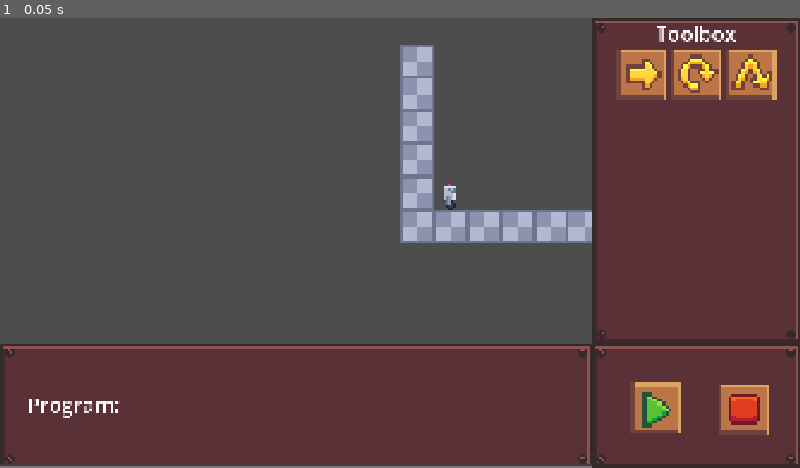
Above: before the commit, frame 1.
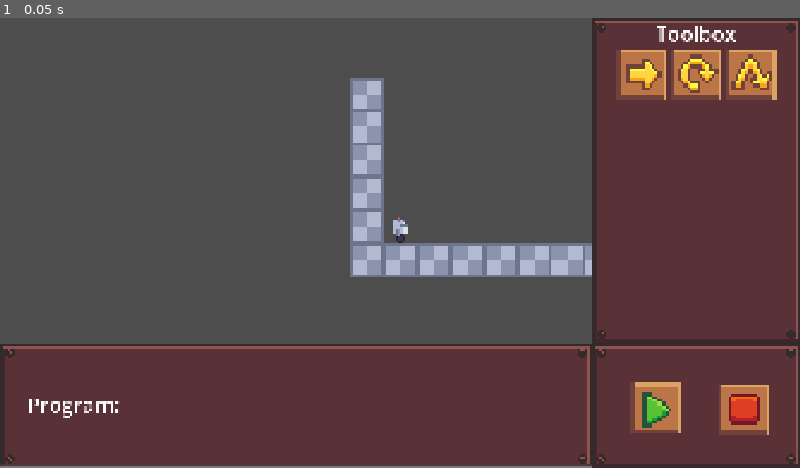
Above: after the commit, the same moment.

Repository: ricardobusta/gmtk-2025
Game: Godot game, scene res://scenes/game.tscn
The game is run twice, just before and just after one commit, with the same random seed, the same clock (stepped at 60 frames per second) and the same inputs.
Inputs:
- Up to frame 1 (0.05 s): no input

The runs differ from the first frame. In frame 1, 7.3% of the frame differs, in the area x 43-74%, y 6-58%.

Commit message:
Make commands actually move the robot

Diff:
--- a/loop-robot/scenes/game.tscn
+++ b/loop-robot/scenes/game.tscn
@@ -1,10 +1,11 @@
-[gd_scene load_steps=18 format=4 uid="uid://fk34b1turgan"]
+[gd_scene load_steps=19 format=4 uid="uid://fk34b1turgan"]
 
 [ext_resource type="Script" uid="uid://b7sto4iec7u5u" path="res://scripts/game_controller.gd" id="1_dinhu"]
 [ext_resource type="Texture2D" uid="uid://cyg8wevfl4svr" path="res://textures/tile_map_atlas.png" id="1_uwrxv"]
 [ext_resource type="Texture2D" uid="uid://cinpnrr513wr2" path="res://sprites/robot.tres" id="2_yqjtg"]
 [ext_resource type="Texture2D" uid="uid://bq55lgedbtdt6" path="res://sprites/tool_panel.tres" id="3_gee14"]
 [ext_resource type="Script" uid="uid://c7m6c82vk8qyt" path="res://scripts/program_panel.gd" id="3_iywne"]
+[ext_resource type="Script" uid="uid://nmb8xc1k8428" path="res://scripts/camera_controller.gd" id="3_kvuet"]
 [ext_resource type="Texture2D" uid="uid://b7psmje3clsay" path="res://sprites/move_panel.tres" id="3_lbhrr"]
 [ext_resource type="Script" uid="uid://cm678lxkjw6qi" path="res://scripts/program_button.gd" id="4_lbhrr"]
 [ext_resource type="Texture2D" uid="uid://co2l1rrygn6s8" path="res://sprites/flip_panel.tres" id="6_u5sy4"]
@@ -41,19 +42,21 @@
 tile_map_data = PackedByteArray("AAAAAP//AQAAAAAAAAABAP//AQAAAAAAAAACAP//AQAAAAAAAAADAP//AQAAAAAAAAAEAP//AQAAAAAAAAAFAP …(320 unchanged characters)…
 tile_set = SubResource("TileSet_lnu2h")
 
+[node name="Camera2D" type="Camera2D" parent="World"]
+position = Vector2(72, -16.0524)
+zoom = Vector2(5, 5)
+script = ExtResource("3_kvuet")
+
 [node name="CharacterBody2D" type="CharacterBody2D" parent="World"]
-position = Vector2(26, -26)
+position = Vector2(24, -16.0524)
 
 [node name="Sprite2D" type="Sprite2D" parent="World/CharacterBody2D"]
-position = Vector2(-2, 3)
+position = Vector2(0, -7.04585)
 texture = ExtResource("2_yqjtg")
 
 [node name="CollisionShape2D" type="CollisionShape2D" parent="World/CharacterBody2D"]
-position = Vector2(-2, 2)
+position = Vector2(0, -8.04912)
 shape = SubResource("RectangleShape2D_lnu2h")
-
-[node name="Camera2D" type="Camera2D" parent="World"]
-zoom = Vector2(5, 5)
 
 [node name="CanvasLayer" type="CanvasLayer" parent="."]
 
@@ -196,6 +199,7 @@
 [node name="StartSpace" type="Control" parent="CanvasLayer/UI/ProgramScrollContainer/PanelContainer/HBoxContainer"]
 custom_minimum_size = Vector2(34.45, 120)
 layout_mode = 2
+mouse_filter = 2
 
 [node name="Label" type="Label" parent="CanvasLayer/UI/ProgramScrollContainer/PanelContainer/HBoxContainer"]
 layout_mode = 2
@@ -205,6 +209,7 @@
 [node name="EndSpace" type="Control" parent="CanvasLayer/UI/ProgramScrollContainer/PanelContainer/HBoxContainer"]
 custom_minimum_size = Vector2(34.45, 0)
 layout_mode = 2
+mouse_filter = 2
 
 [node name="ControlBackground" type="NinePatchRect" parent="CanvasLayer/UI"]
 layout_mode = 2
--- /dev/null
+++ b/loop-robot/scripts/camera_controller.gd
@@ -0,0 +1,8 @@
+extends Camera2D
+
+@export var camera_offset: Vector2 = Vector2.ZERO
+
+@onready var target: Node2D = $"../CharacterBody2D"
+
+func _process(delta: float) -> void:
+	global_position = target.global_position + camera_offset
--- a/loop-robot/scripts/game_controller.gd
+++ b/loop-robot/scripts/game_controller.gd
@@ -2,9 +2,14 @@
 
 @onready var play_button: BaseButton = $"../CanvasLayer/UI/PlayButton"
 @onready var stop_button: BaseButton = $"../CanvasLayer/UI/StopButton"
-@onready var robot = $"../World/CharacterBody2D"
+@onready var robot: CharacterBody2D = $"../World/CharacterBody2D"
 @onready var map = $"../World/TileMapLayer"
 @onready var program_container = $"../CanvasLayer/UI/ProgramScrollContainer/PanelContainer/HBoxContainer"
+
+const tile_size: int = 16
+const move_time: float = 0.5
+const flip_time: float = 0.2
+const jump_time: float = 0.5
 
 func _ready() -> void:
 	play_button.button_down.connect(on_play_button_clicked)
@@ -13,7 +18,14 @@
 	print("Play")
 	var commands = get_program_commands()
 	for c in commands:
-		print(c)
+		match c:
+			ProgramCommands.Command.MOVE:
+				await execute_command_move()
+			ProgramCommands.Command.FLIP:
+				await execute_command_flip()
+			ProgramCommands.Command.JUMP:
+				await execute_command_jump()
+		print(ProgramCommands.Command.keys()[c])
 
 func get_program_commands() -> Array:
 	var result := []
@@ -21,6 +33,41 @@
 	for child in program_container.get_children():
 		if child is ProgramTile:
 			var tile: ProgramTile = child
-			result.append(ProgramCommands.Command.keys()[tile.command])
+			result.append(tile.command)
 
 	return result
+
+func execute_command_move() -> void:
+	var target_pos = robot.position + Vector2(tile_size * robot.scale.x, 0)
+	var duration = 0.2
+	await animate_to_position(target_pos, duration)
+
+func execute_command_flip() -> void:
+	await get_tree().create_timer(flip_time).timeout
+	robot.scale.x = -robot.scale.x
+	await get_tree().create_timer(flip_time).timeout
+
+func execute_command_jump() -> void:
+	var start_pos = robot.position
+	var end_pos = robot.position + Vector2(tile_size * (2 * robot.scale.x), 0)
+	var jump_height = tile_size
+	await animate_jump_arc(start_pos, end_pos, jump_height, jump_time)
+
+func animate_to_position(target: Vector2, duration: float) -> void:
+	var elapsed := 0.0
+	var start := robot.global_position
+	while elapsed < duration:
+		elapsed += get_process_delta_time()
+		robot.global_position = start.lerp(target, elapsed / duration)
+		await get_tree().process_frame
+
+func animate_jump_arc(start: Vector2, end: Vector2, height: float, duration: float) -> void:
+	var elapsed := 0.0
+	while elapsed < duration:
+		elapsed += get_process_delta_time()
+		var t = elapsed / duration
+		var arc_y = -4 * height * t * (1 - t)
+		var pos = start.lerp(end, t)
+		pos.y += arc_y  # Apply arc vertically
+		robot.position = pos
+		await get_tree().process_frame
Not shown, added: loop-robot/scripts/camera_controller.gd.uid
